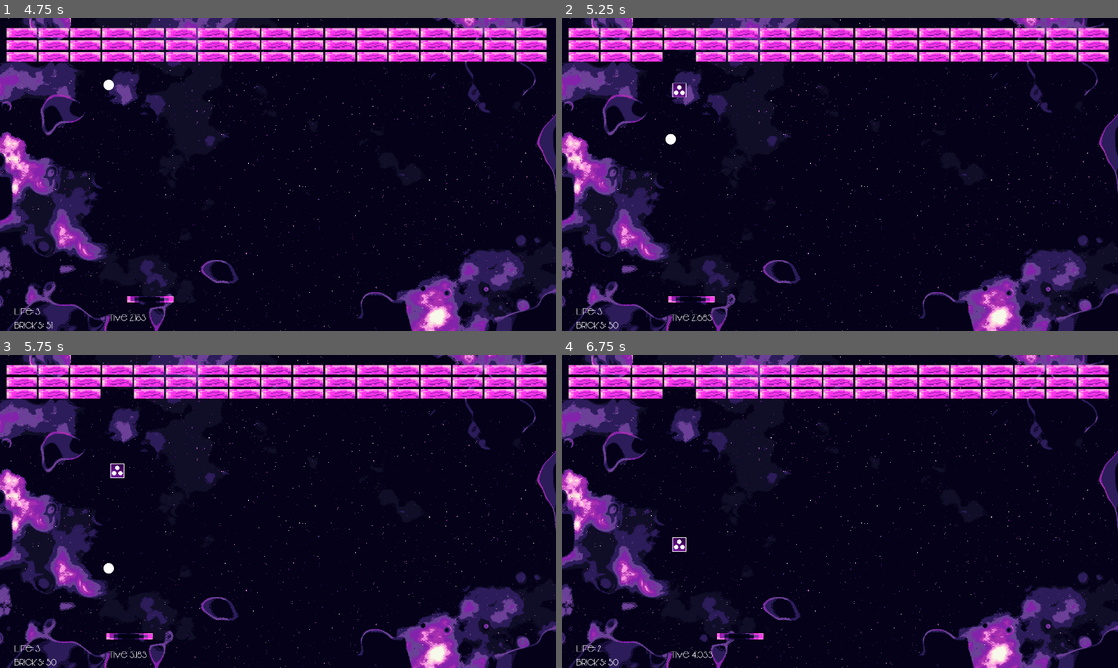
Above: before the commit, frames 1-4 (two rows, left to right).
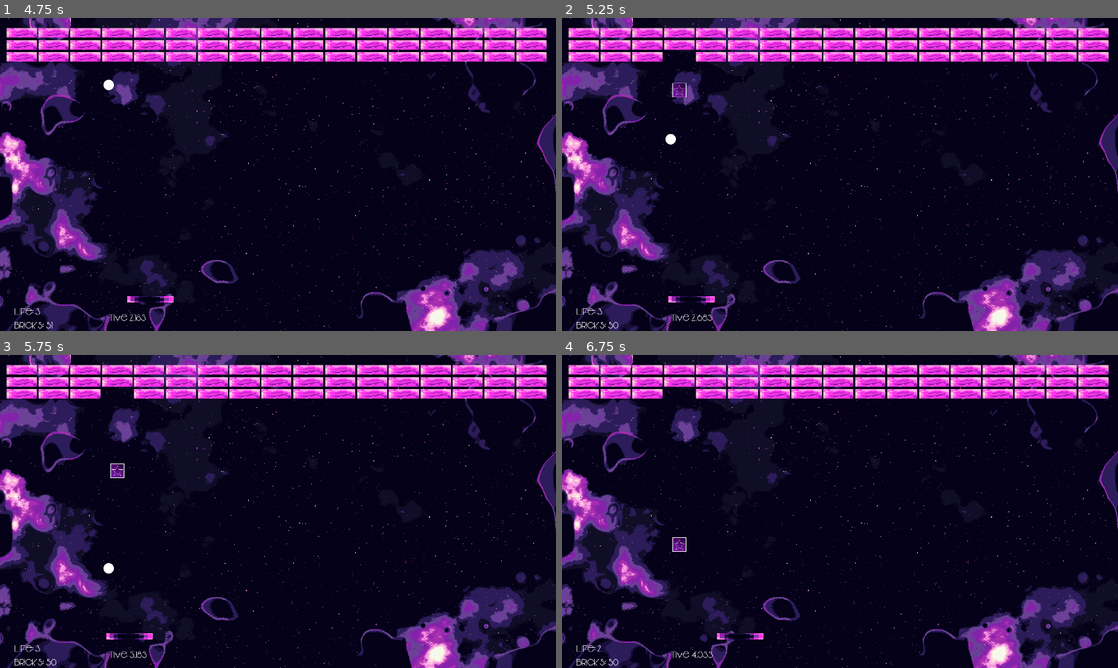
Above: after the commit, the same moments.

Repository: QuirrelForU/Arcaventure
Game: Godot game, scene res://BaseMenu/BaseMenu.tscn
The game is run twice, just before and just after one commit, with the same random seed, the same clock (stepped at 60 frames per second) and the same inputs.
Inputs (mouse positions are in pixels of both pictures, inside the frame that each line leads up to):
- Up to frame 1 (4.75 s): click "PLAY" at 0.5 s; click "PLAY" at 1.25 s; click (100, 86) at 2 s; move the mouse to (305, 174) at 2.77 s; tap Enter at 3.5 s; move the mouse to (250, 174) at 3.52 s; move the mouse to (289, 168) at 4.27 s
- Up to frame 2 (5.25 s): move the mouse to (834, 180) at 5.02 s
- Up to frame 3 (5.75 s): no input
- Up to frame 4 (6.75 s): move the mouse to (878, 514) at 5.77 s; tap Tab (pause) at 6.4 s; click "Resume" at 6.5 s

Frame 1 is identical in both runs. In frame 2, less than 0.1% of the frame differs, in the area x 20-23%, y 21-25%; in frame 3, less than 0.1%, in the area x 20-23%, y 35-39%; in frame 4, less than 0.1%.
Error in both runs: Invalid get index 'current_resolution_index' (on base: 'Nil'). (res://BaseMenu/SaverLoader.gd:19)

Commit message:
invincibility booster

Diff:
--- a/game/Arkanoid/Ball/Ball.gd
+++ b/game/Arkanoid/Ball/Ball.gd
@@ -59,3 +59,9 @@
 func die():
 	player_stats.balls_count -=1
 	queue_free()
+
+func invincibility_on():
+	$CollisionShape2D/RainbowShader.visible = true
+
+func invincibility_off():
+	$CollisionShape2D/RainbowShader.visible = false
--- a/game/Arkanoid/Ball/Ball.tscn
+++ b/game/Arkanoid/Ball/Ball.tscn
@@ -6,6 +6,220 @@
 
 [sub_resource type="CircleShape2D" id=3]
 radius = 18.0
+
+[sub_resource type="Shader" id=4]
+code = "shader_type canvas_item;
+
+// Donut Mask
+uniform vec2 DonutMaskCenter = vec2(0.5);
+uniform float DonutMaskSize = 0.5;
+uniform float DonutMaskThickness = 0.15;
+
+// Outline
+uniform float OutlineWidth : hint_range(0.0, 64) = 3.0;
+uniform float OutlinePixelSize : hint_range(0.01, 10.0) = 1;
+
+// Rainbow
+uniform bool UseRainbowColorOutline = true;
+uniform float RainbowColorLightOffset : hint_range(0.0, 1.0) = 0.5;   // this offsets all color channels; if set to 0 only red green and blue colors will be shown.
+uniform float RainbowColorSinFrequency : hint_range(0.1, 2.0) = 0.1;  // frequency of the rainbow
+
+// Noise
+uniform bool OutlineUseNoise = false;
+uniform float NoiseBlockSize = 5.0;
+uniform float NoiseMaxLineWidth = 10.0;
+uniform float NoiseMinLineWidth = 5.0;
+uniform float NoiseFreq = 1.0;
+
+uniform vec4 BackgroundColor : hint_color = vec4(0.95, 0.95, 0.95, 1.0);
+
+// Noise Constants
+const float PI = 3.1415;
+const int ANGLE_RESOLUTION = 16;
+const int GRADIENT_RESOLUTION = 8;
+
+// Mmmm donuts
+float createDonutMask(
+	vec2 inputTexturePixelSize,
+	vec2 inputUV) {
+	float ratio = inputTexturePixelSize.x / inputTexturePixelSize.y;
+	vec2 scaledUV = (inputUV - vec2(DonutMaskCenter.x, 0.0)) / vec2(ratio, 1.0) + vec2(DonutMaskCenter.x, 0.0);
+	return (1.0 - smoothstep(DonutMaskSize - 0.2, DonutMaskSize, length(scaledUV - DonutMaskCenter))) *
+		smoothstep(DonutMaskSize - DonutMaskThickness - 0.1,
+		DonutMaskSize - DonutMaskThickness, length(scaledUV - DonutMaskCenter)
+	);
+}
+
+vec4 createRainbowColor(float t) {
+	return vec4(RainbowColorLightOffset + sin(2.0*3.14*RainbowColorSinFrequency*t),
+							   RainbowColorLightOffset + sin(2.0*3.14*RainbowColorSinFrequency*t + radians(120.0)),
+							   RainbowColorLightOffset + sin(2.0*3.14*RainbowColorSinFrequency*t + radians(240.0)),
+							   1.0);
+}
+
+vec4 handleInline(vec4 finalPixelColor, vec4 outlineColor, vec4 originalPixelColor) {
+	// Handle inline
+    if (finalPixelColor.r < BackgroundColor.r || finalPixelColor.g < BackgroundColor.g || finalPixelColor.b < BackgroundColor.b) {
+        finalPixelColor.rgb = mix(outlineColor.rgb, finalPixelColor.rgb, 1.0 - tanh(3.0*originalPixelColor.b));
+    }
+
+	return finalPixelColor;
+}
+
+float hash(vec2 p, float s) {
+	return fract(35.1 * sin(dot(vec3(112.3, 459.2, 753.2), vec3(p, s))));
+}
+
+float noise(vec2 p, float s) {
+	vec2 d = vec2(0, 1);
+	vec2 b = floor(p);
+	vec2 f = fract(p);
+	return mix(
+		mix(hash(b + d.xx, s), hash(b + d.yx, s), f.x),
+		mix(hash(b + d.xy, s), hash(b + d.yy, s), f.x), f.y);
+}
+
+float getLineWidth(vec2 p, float s) {
+	p /= NoiseBlockSize;
+	float w = 0.0;
+	float intensity = 1.0;
+	for (int i = 0; i < 3; i++) {
+		w = mix(w, noise(p, s), intensity);
+		p /= 2.0;
+		intensity /= 2.0;
+	}
+
+	return mix(NoiseMaxLineWidth, NoiseMinLineWidth, w);
+}
+
+bool pixelInRange(sampler2D text, vec2 uv, vec2 dist) {
+	float alpha = 0.0;
+	for (int i = 0; i < ANGLE_RESOLUTION; i++) {
+		float angle = 2.0 * PI * float(i) / float(ANGLE_RESOLUTION);
+		vec2 disp = dist * vec2(cos(angle), sin(angle));
+		if (texture(text, uv + disp).b < 0.5) return true;
+	}
+	return false;
+}
+
+float getClosestDistance(sampler2D text, vec2 uv, vec2 maxDist) {
+	if (!pixelInRange(text, uv, maxDist)) return -1.0;
+
+	float hi = 1.0; float lo = 0.0;
+
+	for (int i = 1; i <= GRADIENT_RESOLUTION; i++) {
+		float curr = (hi + lo) / 2.0;
+		if (pixelInRange(text, uv, curr * maxDist)) {
+			hi = curr;
+		}
+		else {
+			lo = curr;
+		}
+	}
+	return hi;
+
+}
+
+vec4 handleNoise(
+	vec4 finalPixelColor,
+	float t,
+	vec2 pixelSize,
+	sampler2D inputTexture,
+	vec2 inputUV,
+	vec4 originalPixelColor) {
+
+	float timeStep = floor(NoiseFreq * t);
+	vec2 scaledDistance = pixelSize * getLineWidth(inputUV / pixelSize, timeStep);
+	float weight = getClosestDistance(inputTexture, inputUV, scaledDistance);
+
+	if ( weight > 0.0) {
+	    finalPixelColor.a = mix(0.0, finalPixelColor.a, tanh(5.0*weight));
+	} else {
+		finalPixelColor = originalPixelColor;
+	}
+
+	return finalPixelColor;
+}
+
+vec4 handleOutline(vec4 finalPixelColor,
+					vec4 outlineColor,
+					vec4 originalPixelColor,
+					sampler2D inputTexture,
+					vec2 inputUV) {
+	if (finalPixelColor.r > 0.05 || finalPixelColor.g > 0.05 || finalPixelColor.b > 0.05) {
+		vec2 unit = (OutlinePixelSize ) / vec2(textureSize(inputTexture, 0));
+
+        finalPixelColor.rgb = mix(outlineColor.rgb, finalPixelColor.rgb, 1.0 - tanh(3.0*originalPixelColor.b));
+		finalPixelColor.a = 0.0;
+
+        for (float x = -ceil(OutlineWidth); x <= ceil(OutlineWidth); x++) {
+            for (float y = -ceil(OutlineWidth); y <= ceil(OutlineWidth); y++) {
+				vec4 current_texture = texture(inputTexture, inputUV + vec2(x*unit.x, y*unit.y));
+                if (current_texture.r > 0.5 || current_texture.g > 0.5 || current_texture.b > 0.5 || (x==0.0 && y==0.0)) {
+                    continue;
+                }
+                finalPixelColor.a += outlineColor.a / (pow(x,2)+pow(y,2)) * (1.0-pow(2.0, -OutlineWidth));
+				if (finalPixelColor.a > 1.0) {
+					finalPixelColor.a = 1.0;
+				}
+            }
+        }
+    }
+
+	return finalPixelColor;
+}
+
+void fragment() {
+	float mask = createDonutMask(
+		TEXTURE_PIXEL_SIZE,
+		UV);
+
+	vec4 outlineColor = vec4(1.0, 0.0, 0.0, 1.0);
+	if (UseRainbowColorOutline){
+		outlineColor = createRainbowColor(TIME);
+	}
+
+	vec4 finalPixelColor = texture(SCREEN_TEXTURE, SCREEN_UV);
+	vec4 originalPixelColor = finalPixelColor;
+
+	finalPixelColor = handleInline(finalPixelColor, outlineColor, originalPixelColor);
+	finalPixelColor = handleOutline(finalPixelColor,
+		outlineColor,
+		originalPixelColor,
+		SCREEN_TEXTURE,
+		SCREEN_UV);
+
+	finalPixelColor.a = finalPixelColor.a * mask;
+
+	if (OutlineUseNoise) {
+		finalPixelColor = handleNoise(
+			finalPixelColor,
+			TIME,
+			SCREEN_PIXEL_SIZE,
+			SCREEN_TEXTURE,
+			SCREEN_UV,
+			originalPixelColor);
+	}
+
+	COLOR = finalPixelColor;
+}"
+
+[sub_resource type="ShaderMaterial" id=5]
+shader = SubResource( 4 )
+shader_param/DonutMaskCenter = Vector2( 0.5, 0.5 )
+shader_param/DonutMaskSize = 0.5
+shader_param/DonutMaskThickness = 0.15
+shader_param/OutlineWidth = 3.0
+shader_param/OutlinePixelSize = 1.0
+shader_param/UseRainbowColorOutline = true
+shader_param/RainbowColorLightOffset = 0.5
+shader_param/RainbowColorSinFrequency = 0.1
+shader_param/OutlineUseNoise = false
+shader_param/NoiseBlockSize = 5.0
+shader_param/NoiseMaxLineWidth = 10.0
+shader_param/NoiseMinLineWidth = 5.0
+shader_param/NoiseFreq = 1.0
+shader_param/BackgroundColor = Color( 0.95, 0.95, 0.95, 1 )
 
 [node name="Ball" type="KinematicBody2D"]
 position = Vector2( 99, 327 )
@@ -26,6 +240,14 @@
 "_edit_lock_": true
 }
 
+[node name="RainbowShader" type="ColorRect" parent="CollisionShape2D"]
+visible = false
+material = SubResource( 5 )
+margin_left = -25.0
+margin_top = -23.0
+margin_right = 25.0
+margin_bottom = 24.0
+
 [node name="RespawnTimer" type="Timer" parent="."]
 one_shot = true
 
--- a/game/Arkanoid/LevelFirst/Balls.gd
+++ b/game/Arkanoid/LevelFirst/Balls.gd
@@ -28,3 +28,12 @@
 	$"../Platform".respawn_ball()
 	$"../Platform".ball = new_ball
 	player_stats.balls_count = 1
+
+
+func invincibility_on():
+	for ball in $".".get_children():
+		ball.invincibility_on()
+
+func invincibility_off():
+	for ball in $".".get_children():
+		ball.invincibility_off()
--- a/game/Arkanoid/LevelFirst/BoosterSpawner.gd
+++ b/game/Arkanoid/LevelFirst/BoosterSpawner.gd
@@ -9,7 +9,7 @@
 #}
 
 onready var bricks_node = $"../Bricks"
-
+onready var deadzone = $"../DeadZone"
 var life_booster_scene = preload("res://Arkanoid/boosters/BoosterLife.tscn")
 var multiply_booster_scene = preload("res://Arkanoid/boosters/BoosterMultiply.tscn")
 var invincibility_booster_scene = preload("res://Arkanoid/boosters/BoosterInvincibility.tscn")
@@ -33,9 +33,9 @@
 		var choice = randf()
 		if choice < 0.05:
 			brick.booster_type = 1 # life
-		elif choice <1.1:
+		elif choice <0.1:
 			brick.booster_type = 2 # mult
-		elif choice <0.15:
+		elif choice <1.15:
 			brick.booster_type = 3 # invinc
 		else:
 			brick.booster_type = 0 # noth
@@ -54,7 +54,10 @@
 		booster_instance.global_position = booster_position
 		level_scene.add_child(booster_instance)
 	elif booster_type == 3:
-		pass
+		booster_instance = invincibility_booster_scene.instance()
+		booster_instance.connect("invincibilitybooster_taked",self,"invincibilitybooster_taked")
+		booster_instance.global_position = booster_position
+		level_scene.add_child(booster_instance)
 
 func lifebooster_taked():
 	player_stats.life_count +=1
@@ -63,3 +66,14 @@
 func multiplybooster_taked():
 	balls_node.multiply()
 	$"../Stats/PickUP".play()
+
+func invincibilitybooster_taked():
+	deadzone.monitoring = false
+	$InvincibilityTimer.start()
+	balls_node.invincibility_on()
+	$"../Stats/PickUP".play()
+
+
+func _on_InvincibilityTimer_timeout():
+	balls_node.invincibility_off()
+	deadzone.monitoring = true
--- a/game/Arkanoid/LevelFirst/LevelFirst.tscn
+++ b/game/Arkanoid/LevelFirst/LevelFirst.tscn
@@ -601,6 +601,10 @@
 [node name="BoosterSpawner" type="Node" parent="."]
 script = ExtResource( 13 )
 
+[node name="InvincibilityTimer" type="Timer" parent="BoosterSpawner"]
+wait_time = 5.0
+one_shot = true
+
 [node name="RespawnBallTimer" type="Timer" parent="."]
 one_shot = true
 
@@ -609,4 +613,5 @@
 [connection signal="pressed" from="HUD/PauseScreen/CenterContainer/VBoxContainer/MenuButton" to="HUD/PauseScreen" method="_on_MenuButton_pressed"]
 [connection signal="pressed" from="HUD/DeathScreen/CenterContainer/VBoxContainer/RetryButton" to="." method="_on_RetryButton_pressed"]
 [connection signal="pressed" from="HUD/WinScreen/CenterContainer/VBoxContainer/RetryButtonLoose" to="." method="_on_RetryButtonLoose_pressed"]
+[connection signal="timeout" from="BoosterSpawner/InvincibilityTimer" to="BoosterSpawner" method="_on_InvincibilityTimer_timeout"]
 [connection signal="timeout" from="RespawnBallTimer" to="Stats" method="_on_RespawnBallTimer_timeout"]
--- a/game/Arkanoid/LevelFirst/PauseScreen.gd
+++ b/game/Arkanoid/LevelFirst/PauseScreen.gd
@@ -31,6 +31,5 @@
 
 func _on_MenuButton_pressed():
 	self.is_paused = false
-	#get_tree().change_scene("res://BaseMenu/BaseMenu.tscn")
 	ChangeScene.change_scene("res://BaseMenu/BaseMenu.tscn")
 	Input.set_mouse_mode(Input.MOUSE_MODE_VISIBLE)
--- a/game/Arkanoid/boosters/BoosterInvincibility.gd
+++ b/game/Arkanoid/boosters/BoosterInvincibility.gd
@@ -10,7 +10,7 @@
 	var collision = move_and_collide(velocity*speed)
 	if collision:
 		if collision.get_collider().get_collision_layer() == 2: # collide with platform
-			emit_signal("lifebooster_taked")
+			emit_signal("invincibilitybooster_taked")
 			queue_free()
 		else:
 			queue_free()
Not shown: 1 places in game/Arkanoid/Ball/Ball.tscn that only renumber resources
